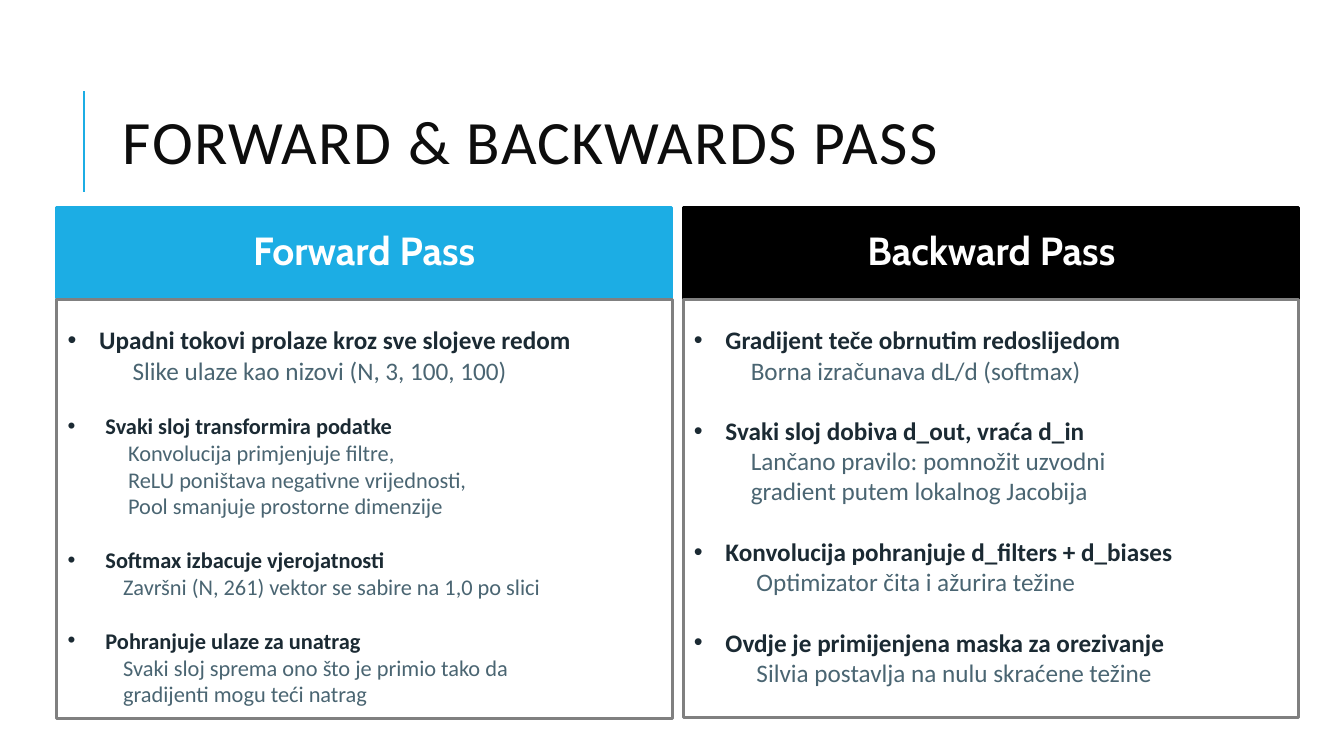
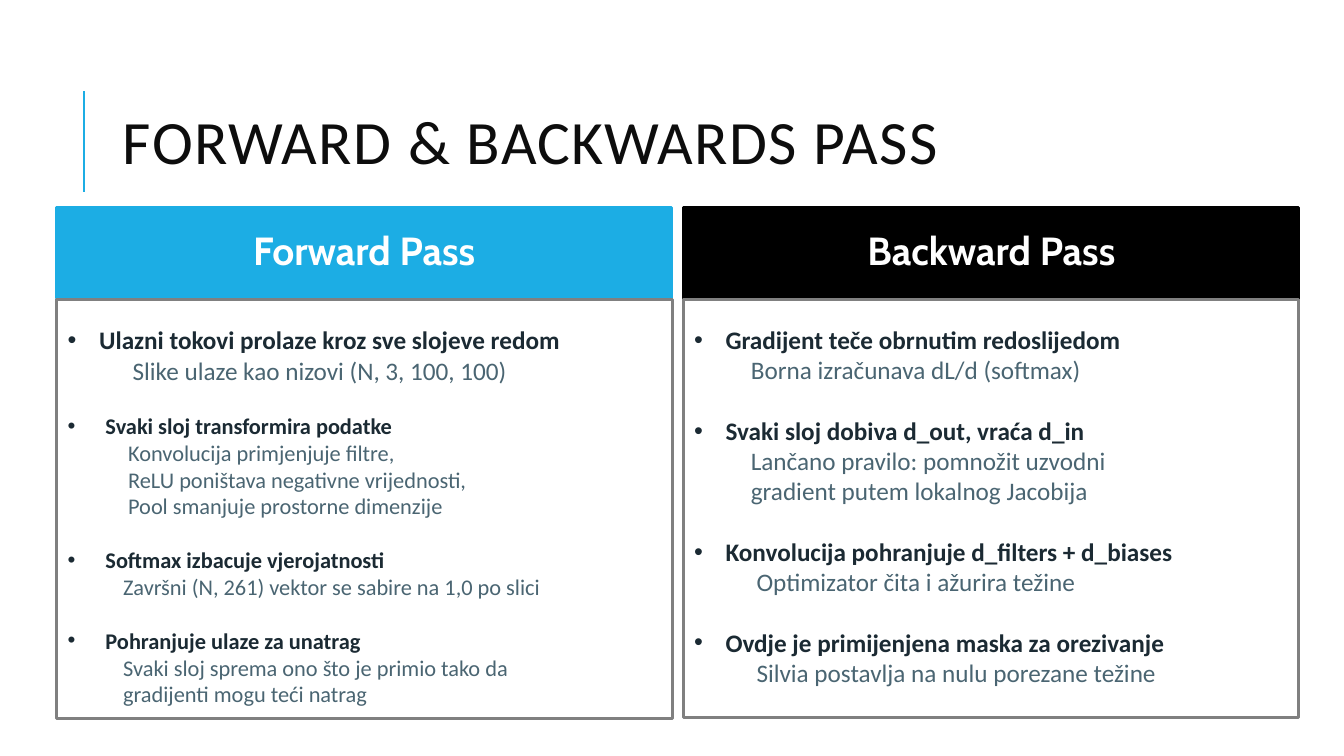
Before and after one commit to R5C-V15T6AMD5S/ER-Compressed-Neural-Network, a slide deck: slide 4 of docs/KT1_ML4_prezentacija_v2.pptx. Drawn at 1344x756 pixels with LibreOffice and Linux fonts; fonts in the diff are those of the drawing. Boxes give left, top, right and bottom in pixels: in the first picture for what was removed or moved away, otherwise in the second. Text is boxed around its words. In the diff, an @@ line names an element or a change of style, - is before the commit and + after.

Commit message:
Fixed the .pptx

```diff
--- a/docs/KT1_ML4_prezentacija_v2.pptx
+++ b/docs/KT1_ML4_prezentacija_v2.pptx
@@ text at box(99, 331, 560, 354): text changed @@
-• Upadni tokovi prolaze kroz sve slojeve redom
+• Ulazni tokovi prolaze kroz sve slojeve redom
@@ text at box(757, 664, 1156, 687): text changed @@
-Silvia postavlja na nulu skraćene težine
+Silvia postavlja na nulu porezane težine
```
Also in this commit, not shown: 4 other slides changed.
